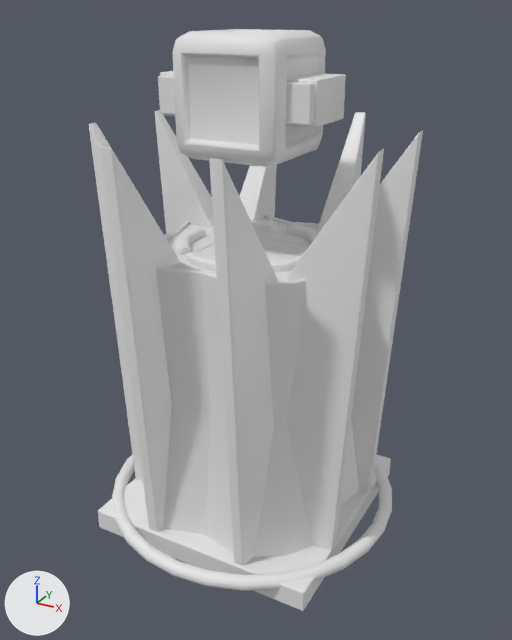
The Blender file Assets/Models/RoomObjects/Factory/factory.blend, before and after one commit.
Camera for both pictures: a 50 mm camera at (1.092, -1.955, 1.671) aimed at (0.027, -0.02, 0.704). Lighting does not change. The marker at lower left points along +X, +Y and +Z. The picture after the commit comes second.

Before the edit, the objects in view are built like this:
```python
ob_factorybase = bpy.data.objects.new('FactoryBase', me_circle)
ob_factorybase.location = (0.0, 0.0, 0.0)
ob_factorybase.rotation_euler = (1.571, 0.0, 0.0)  # degrees (90, 0, 0)
ob_lighteningemitter = bpy.data.objects.new('LighteningEmitter', me_circle_001)
ob_lighteningemitter.location = (0.0, 0.0, 0.0)
ob_lighteningemitter.rotation_euler = (1.571, 0.0, 0.0)  # degrees (90, 0, 0)
ob_productbar = bpy.data.objects.new('ProductBar', me_cylinder_001)
ob_productbar.location = (0.0, 0.0, 1.431)
ob_productbar.rotation_euler = (1.571, 0.0, 0.0)  # degrees (90, 0, 0)
# me_circle
# before: 188 (-0.412, 0.01, 0.412), 189 (0.412, 0.01, 0.412), 190 (-0.412, 0.01, -0.412), 191 (0.412, 0.01, -0.412), 192 (-0.412, -0.064, 0.412)
# before: 193 (0.412, -0.064, 0.412), 194 (-0.412, -0.064, -0.412), 195 (0.412, -0.064, -0.412)
# also in view: 'ProductCommodity' at (0.0, 0.0, 1.431)
```
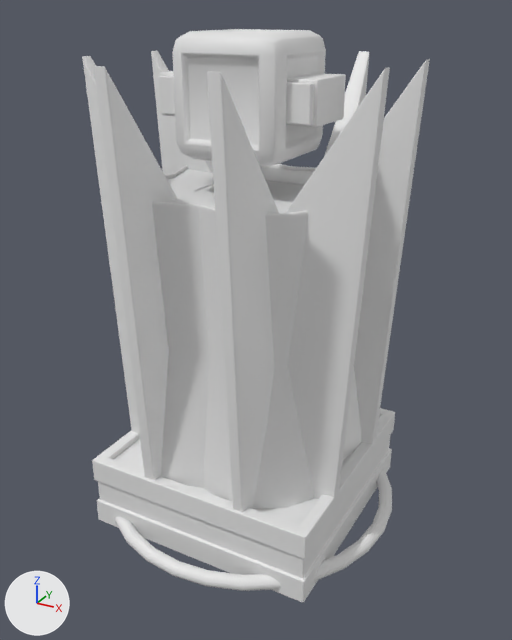
Commit message: last updates to factory

Location of each change, (x1, y1, x2, y2) in pixels of the pictures (512 x 640 px; the box of a moved part takes in the faces that stretch with it):
'FactoryBase', reshaped (10% taller)
    before: (89, 110, 423, 611)
    after: (82, 50, 430, 602)
part 1 of me_circle, moved or reshaped
    before: (155, 110, 213, 234)
    after: (151, 50, 213, 175)
part 2 of me_circle, moved or reshaped (not visible afterwards)
    before: (239, 165, 277, 220)
part 3 of me_circle, moved or reshaped
    before: (351, 131, 423, 493)
    after: (354, 59, 430, 444)
part 4 of me_circle, moved or reshaped
    before: (100, 146, 180, 532)
    after: (93, 66, 177, 480)
part 5 of me_circle, moved or reshaped
    before: (285, 149, 384, 550)
    after: (286, 67, 390, 499)
part 6 of me_circle, moved or reshaped
    before: (209, 158, 278, 566)
    after: (207, 71, 279, 512)
part 7 of me_circle, moved or reshaped
    before: (89, 123, 143, 482)
    after: (82, 56, 140, 439)
part 8 of me_circle, moved or reshaped
    before: (317, 112, 366, 232)
    after: (324, 51, 369, 156)
part 9 of me_circle, moved or reshaped
    before: (145, 215, 359, 557)
    after: (142, 164, 362, 509)
part 10 of me_circle, moved or reshaped
    before: (166, 218, 318, 282)
    after: (165, 166, 314, 213)
part 11 of me_circle, moved or reshaped
    before: (198, 238, 304, 260)
    after: (198, 181, 304, 201)
part 12 of me_circle, added
    after: (92, 408, 395, 602)
part 13 of me_circle, built on (mostly hidden afterwards)
    before: (98, 454, 391, 611)
    after: (114, 439, 353, 525)

Patch to the scene script:
```diff
--- a/Assets/Models/RoomObjects/Factory/factory.blend.py
+++ b/Assets/Models/RoomObjects/Factory/factory.blend.py
@@ me_circle @@
 # used by ob_factorybase; location = (0.0, 0.0, 0.0); rotation_euler = (1.571, 0.0, 0.0), in degrees (90, 0, 0)
 # verts and faces of me_circle; kept vertices keep their numbers, new ones are numbered from 260
-me_circle.from_pydata(...)  # 260 vertices, 191 faces; spans x -0.482..0.483, y -0.064..1.34, z -0.482..0.483
+me_circle.from_pydata(...)  # 288 vertices, 215 faces; spans x -0.482..0.483, y -0.029..1.54, z -0.482..0.483
+# me_circle part 1: the loose piece of 16 vertices spanning x -0.482..-0.223, y 0.0..1.34, z -0.223..-0.125 is moved by (0.0, 0.2, 0.0)
+# me_circle part 2: the loose piece of 16 vertices spanning x -0.22..-0.122, y 0.0..1.34, z -0.482..-0.223 is moved by (0.0, 0.2, 0.0)
+# me_circle part 3: the loose piece of 16 vertices spanning x 0.223..0.482, y 0.0..1.34, z -0.223..-0.125 is moved by (0.0, 0.2, 0.0)
+# me_circle part 4: the loose piece of 16 vertices spanning x -0.22..-0.122, y 0.0..1.34, z 0.225..0.483 is moved by (0.0, 0.2, 0.0)
+# me_circle part 5: the loose piece of 16 vertices spanning x 0.225..0.483, y 0.0..1.34, z 0.127..0.225 is moved by (0.0, 0.2, 0.0)
+# me_circle part 6: the loose piece of 16 vertices spanning x 0.122..0.22, y 0.0..1.34, z 0.225..0.483 is moved by (0.0, 0.2, 0.0)
+# me_circle part 7: the loose piece of 16 vertices spanning x -0.482..-0.223, y 0.0..1.34, z 0.125..0.223 is moved by (0.0, 0.2, 0.0)
+# me_circle part 8: the loose piece of 16 vertices spanning x 0.122..0.22, y 0.0..1.34, z -0.482..-0.223 is moved by (0.0, 0.2, 0.0)
+# me_circle part 9: the loose piece of 96 vertices spanning x -0.38..0.38, y 0.0..0.963, z -0.38..0.38 is moved by (0.0, 0.2, 0.0)
+# me_circle part 10: the loose piece of 24 vertices spanning x -0.339..0.339, y 0.856..0.95, z -0.339..0.339 is moved by (0.0, 0.2, 0.0)
+# me_circle part 11: the loose piece of 4 vertices spanning x -0.143..0.143, y 0.945, z -0.126..0.127 is moved by (0.0, 0.2, 0.0)
+# me_circle part 12: a new loose piece of 32 vertices spanning x -0.412..0.412, y -0.029..0.228, z -0.412..0.412, in mat_metallight (white #e7e7e7)
+# me_circle part 13
+delete_vertices([*range(188, 196)])  # with the faces that use them
+verts[260] = (-0.401, 0.207, -0.401)
+verts[261] = (-0.401, 0.207, 0.401)
+verts[262] = (0.401, 0.207, 0.401)
+verts[263] = (0.401, 0.207, -0.401)
+faces += [(260, 261, 262, 263)]  # mat_workemission (white #e7e7e7)
 me_circle.materials.append(mat_metallight)
```
